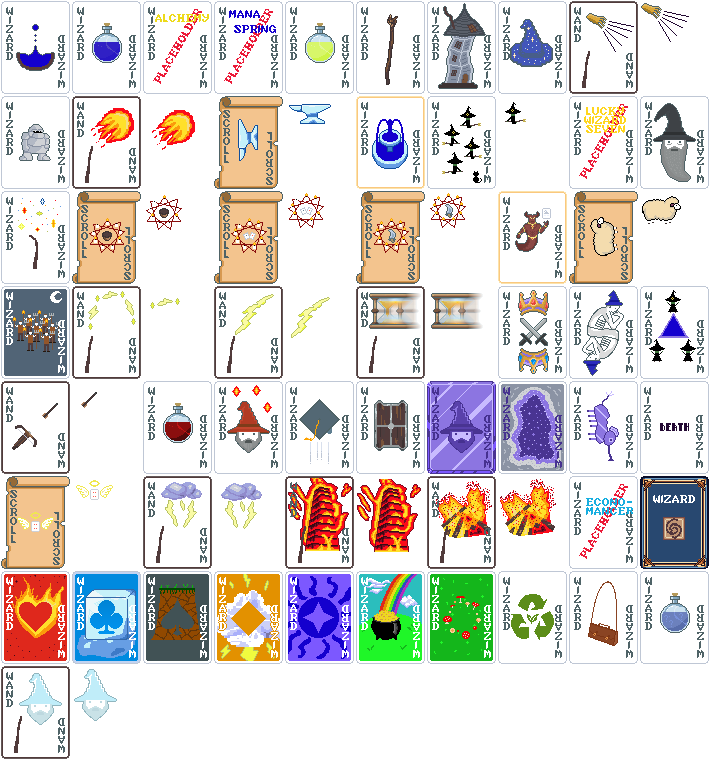
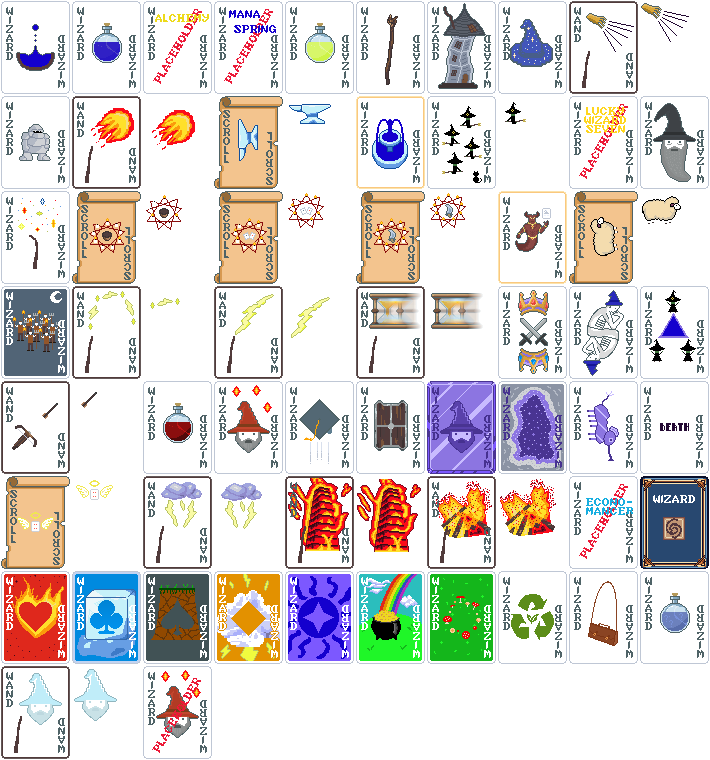
Layer changes from the first w=710, h=760 image to the second:
added group "Sorcerer" with 4 layers in group "Row 8" over bbox(143, 666, 212, 759)
added layer "Placeholder spell template copy" in group "Sorcerer" over bbox(152, 678, 201, 753)
added layer "Conjurings #1" in group "Sorcerer" over bbox(161, 670, 201, 698)
added layer "Wizard copy #1" in group "Sorcerer" over bbox(156, 686, 199, 738)
added layer "Card back #2" in group "Sorcerer" over bbox(143, 666, 212, 759)
